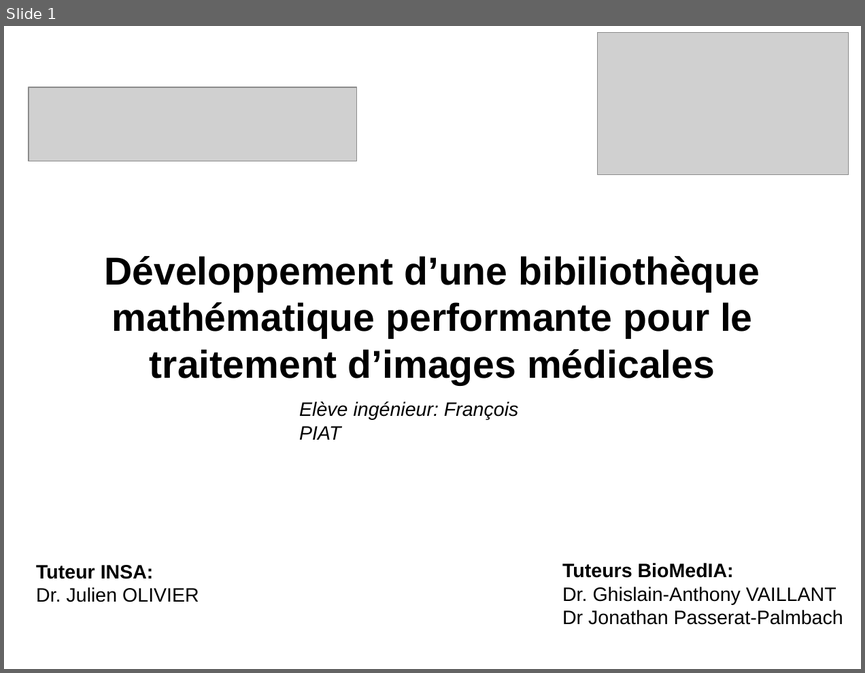
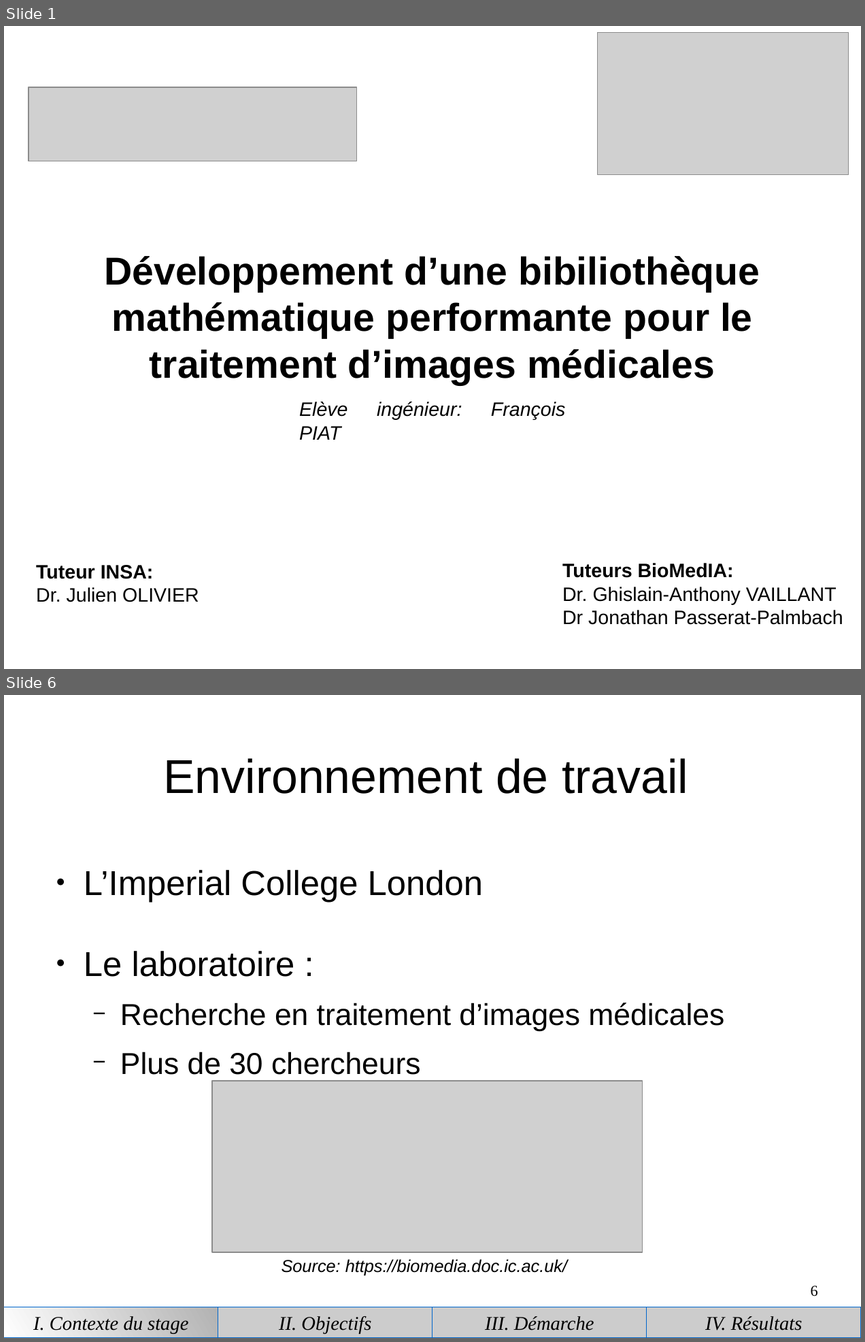
Before and after one commit to piatf/Report-2016-interniship-BioMedIA, a slide deck: presentation.odp. Shown one above the other, each under a label of ours: slide 1 before the commit, slides 1 and 6 after it; the slides between them are not shown. The pictures are 865x673 and 865x1342 pixels, drawn with LibreOffice and Linux fonts; fonts in the diff are those of the drawing; grey boxes stand for pictures. Boxes give left, top, right and bottom in pixels: in the first picture for what was removed or moved away, otherwise in the second. Text is boxed around its words. In the diff, an @@ line names an element or a change of style, - is before the commit and + after.

```diff
--- a/presentation.odp
+++ b/presentation.odp
@@ slide 6 added at [4, 695, 861, 1338], background #FFFFFF @@
@@ title added at [163, 758, 688, 794], 44 pt, text #000000 @@
+Environnement de travail
@@ text added at [84, 870, 724, 1074], 28 pt, text #000000 @@
+● L’Imperial College London
+● Le laboratoire :
+  − Recherche en traitement d’images médicales
+  − Plus de 30 chercheurs
@@ picture added at [212, 1081, 643, 1252] @@
@@ text added at [281, 1259, 567, 1276], 16 pt, text #000000, italic @@
+Source: https://biomedia.doc.ic.ac.uk/
@@ page number added at [810, 1285, 818, 1296], 14 pt, text #000000 @@
+6
@@ group added at [4, 1307, 861, 1337]: 4 rectangles @@
+I. Contexte du stage
+II. Objectifs
+III. Démarche
+IV. Résultats
@@ slide 1 changed as well @@
@@ text "Elève ingénieur: François PIAT" at [299, 401, 565, 420]: alignment left to justified @@
```
Also in this commit, not shown: 9 other slides changed, 20 other slides added, 8 slides removed.
